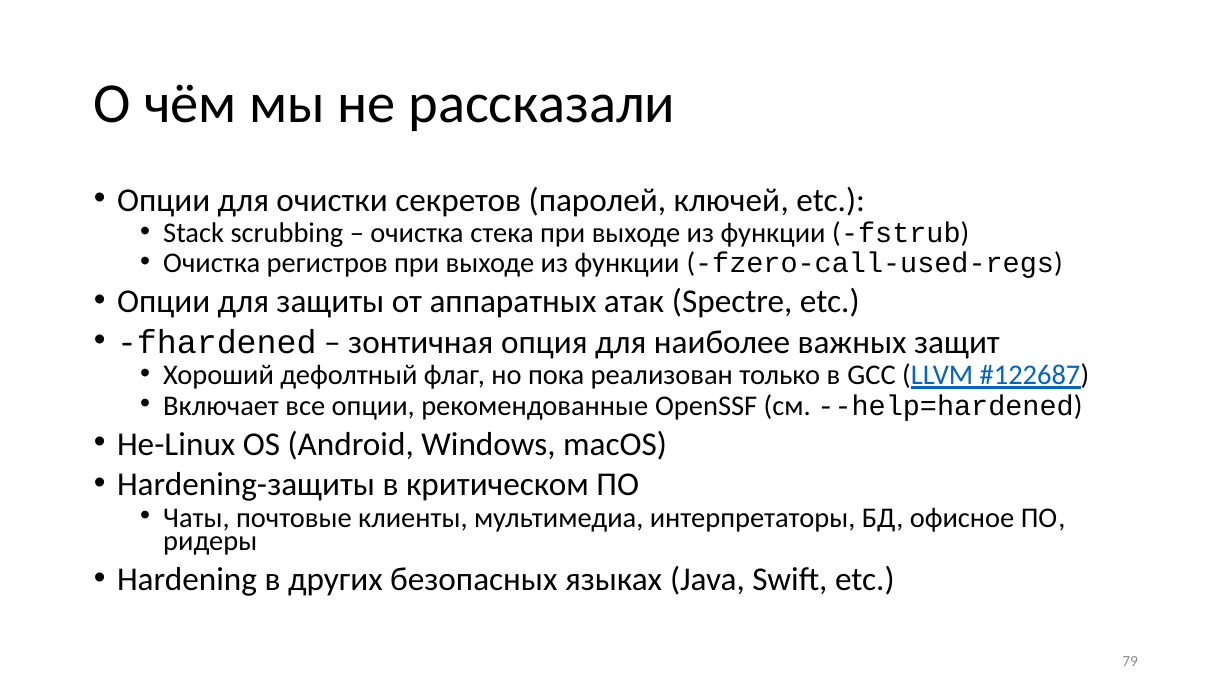
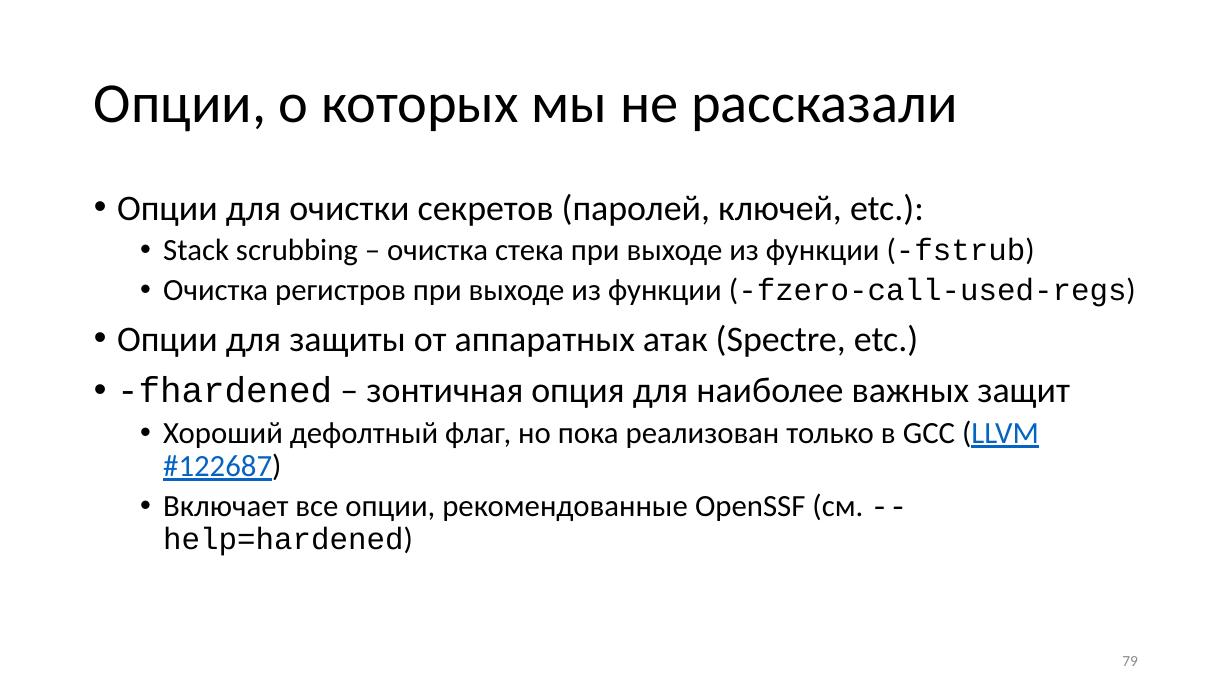
Before and after one commit to yugr/slides, a slide deck: slide 79 of CppZeroCost/2025/RU.pptx. Drawn at 1232x693 pixels with LibreOffice and Linux fonts; fonts in the diff are those of the drawing. Boxes give left, top, right and bottom in pixels: in the first picture for what was removed or moved away, otherwise in the second. Text is boxed around its words. In the diff, an @@ line names an element or a change of style, - is before the commit and + after.

```diff
--- a/CppZeroCost/2025/RU.pptx
+++ b/CppZeroCost/2025/RU.pptx
@@ title at [94,85,958,132]: text changed @@
-О чём мы не рассказали
+Опции, о которых мы не рассказали
@@ text "Опции для очистки секретов (паролей, ..." at [117,194,1136,556]: size 25.9 to 28 pt in "Опции для очистки секретов (паролей, ключей, etc.):", "Опции для защиты от аппаратных атак (Spectre, ...", "-fhardened – зонтичная опция для наиболее важных ..."; size 22.2 to 24 pt in "Stack scrubbing – очистка стека при выходе ...", "Очистка регистров при выходе из функции (-fzero-call-used-re ...", "Хороший дефолтный флаг, но пока реализован только ...", "Включает все опции, рекомендованные OpenSSF (см. --help=hard ..."; line spacing 0.7 to 0.9 @@
@@ text at [117,431,1066,596]: paragraphs removed @@
-• Не-Linux OS (Android, Windows, macOS)
-• Hardening-защиты в критическом ПО
-  • Чаты, почтовые клиенты, мультимедиа, интерпретаторы, БД, офисное ПО, ридеры
-• Hardening в других безопасных языках (Java, Swift, etc.)
```
Also in this commit, not shown: 8 other slides changed, 3 slides added, 2 slides removed, 3 other files.
